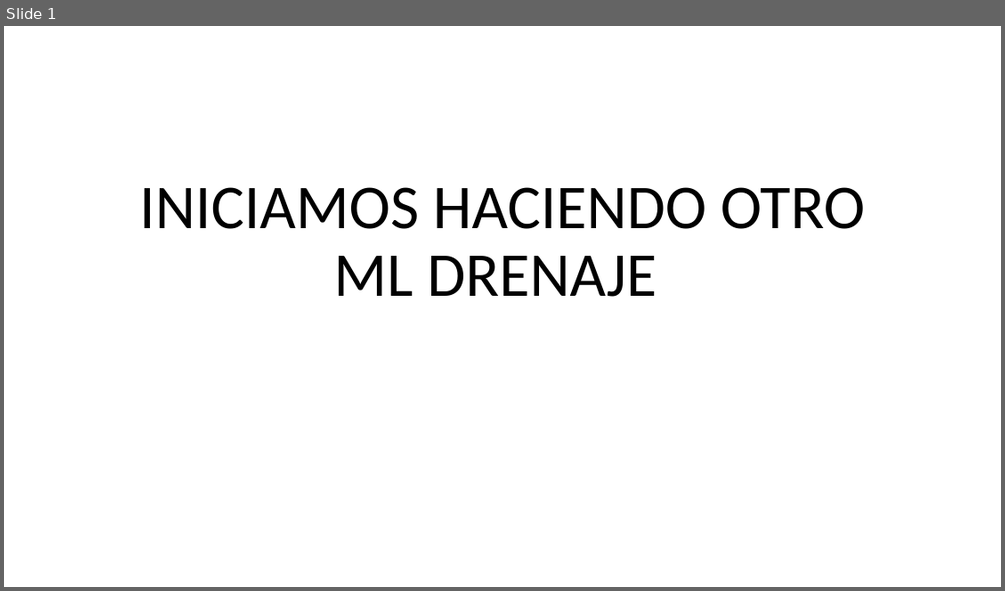
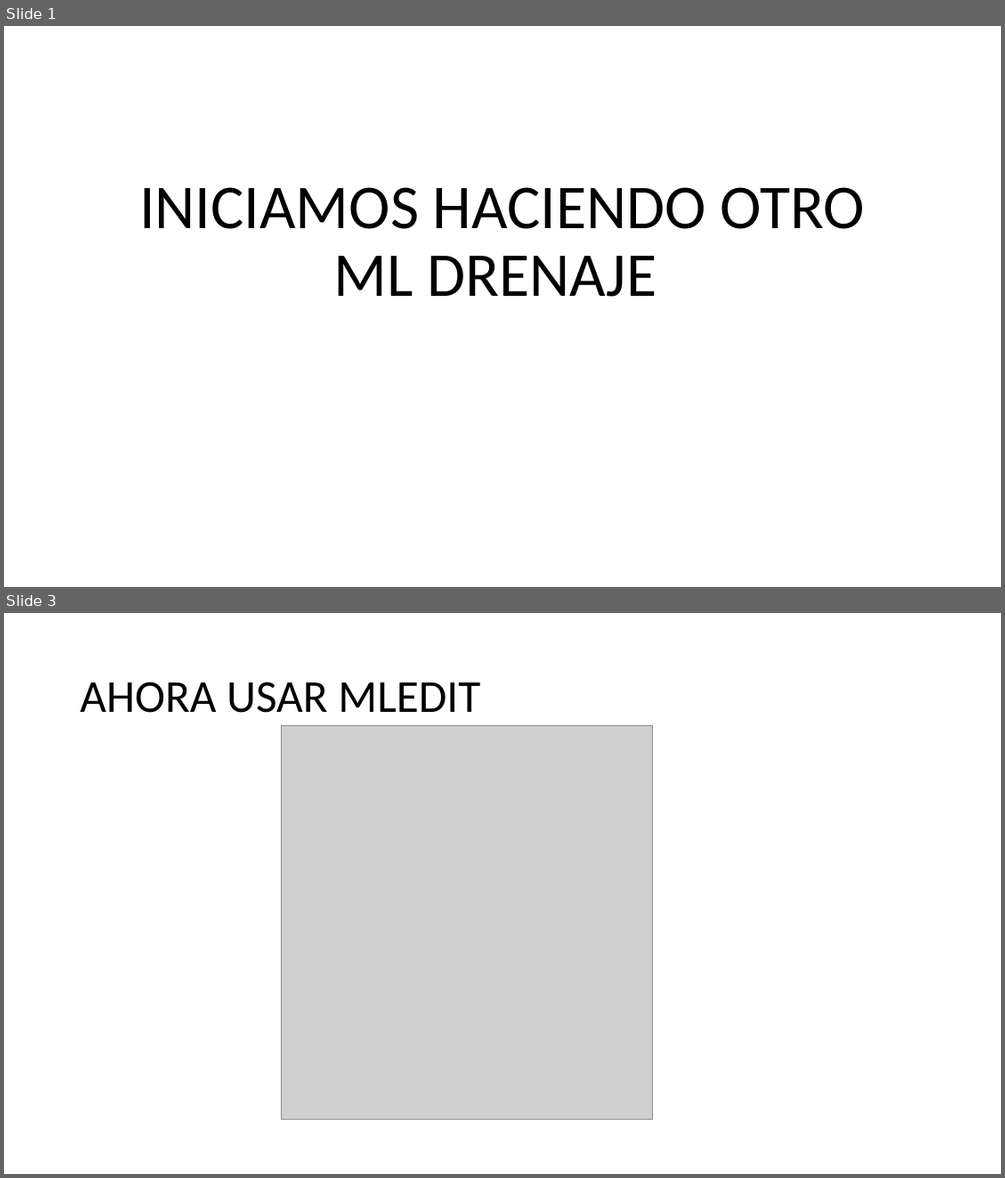
Before and after one commit to IvanRivera007/gitdocs-2026, a slide deck: AUTOCAD INTECAP/apuntes powerpoint/CLASE 10, Miercoles 18 Marzo.pptx. Shown one above the other, each under a label of ours: slide 1 before the commit, slides 1 and 3 after it; the slides between them are not shown. The pictures are 1005x591 and 1005x1178 pixels, drawn with LibreOffice and Linux fonts; fonts in the diff are those of the drawing; grey boxes stand for pictures. Boxes give left, top, right and bottom in pixels: in the first picture for what was removed or moved away, otherwise in the second. Text is boxed around its words. In the diff, an @@ line names an element or a change of style, - is before the commit and + after.

```diff
--- a/AUTOCAD INTECAP/apuntes powerpoint/CLASE 10, Miercoles 18 Marzo.pptx
+++ b/AUTOCAD INTECAP/apuntes powerpoint/CLASE 10, Miercoles 18 Marzo.pptx
@@ slide 3 added at [4,613,1001,1174], background #FFFFFF @@
@@ title added at [80,682,480,713], 44 pt, text #000000 @@
+AHORA USAR MLEDIT
@@ picture added at [282,725,652,1119] @@
```
Also in this commit, not shown: 16 other slides added, 6 slides removed, 4 other files.
